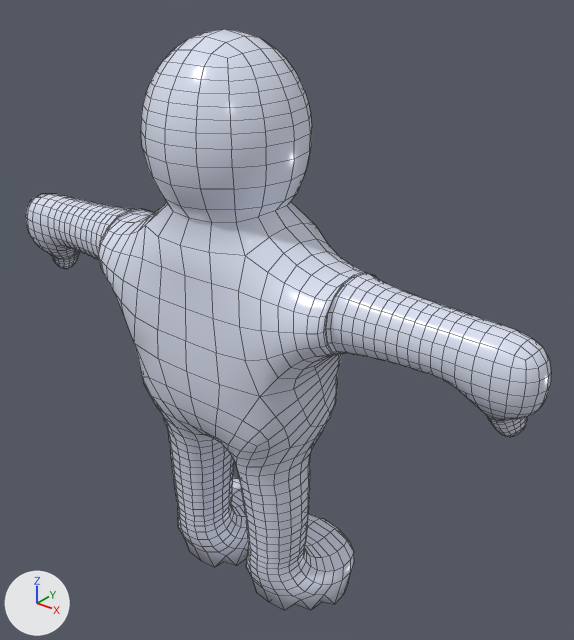
Two versions of the Blender file art/gel_character/gel_body.blend, one commit apart.
The view is the same before and after, from a 50 mm camera at (1.418, -1.524, 1.971) aimed at (0.093, 0.131, 0.944). Lighting does not change. The marker at lower left points along +X, +Y and +Z. The picture after the commit comes second. Shape keys are drawn at the values saved in each file. Mesh edges are drawn as thin lines.

Objects in the first picture: 'GelBodyLOD0'.
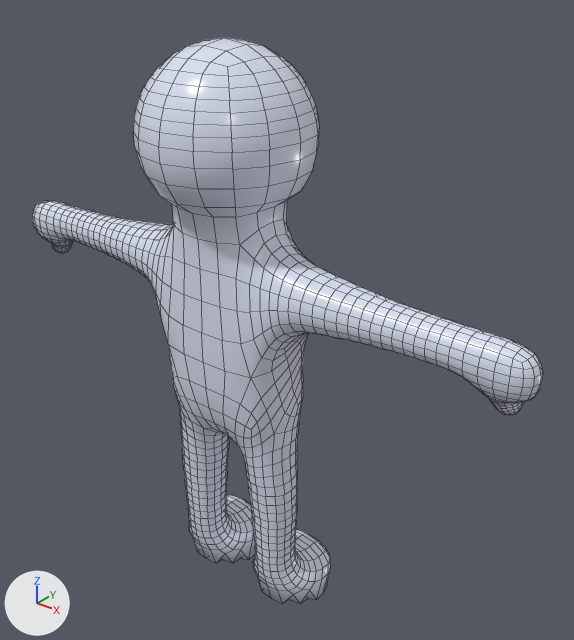
The change, as a list of edits to the scene's bpy script:
```text
Change key_0_general_thickness:
    where key_0_general_thickness = bpy.data.objects['GelBodyLOD0'].data.shape_keys.key_blocks['general_thickness']
    key_0_general_thickness.value: 1.0 -> 0.0
Change key_1_belly:
    where key_1_belly = bpy.data.objects['GelBodyLOD0'].data.shape_keys.key_blocks['belly']
    key_1_belly.value: 1.0 -> 0.0
Change key_2_chest:
    where key_2_chest = bpy.data.objects['GelBodyLOD0'].data.shape_keys.key_blocks['chest']
    key_2_chest.value: 1.0 -> 0.0
Change key_3_shoulders:
    where key_3_shoulders = bpy.data.objects['GelBodyLOD0'].data.shape_keys.key_blocks['shoulders']
    key_3_shoulders.value: 1.0 -> 0.0
Change key_4_hips:
    where key_4_hips = bpy.data.objects['GelBodyLOD0'].data.shape_keys.key_blocks['hips']
    key_4_hips.value: 1.0 -> 0.0
Change key_5_arm_thickness:
    where key_5_arm_thickness = bpy.data.objects['GelBodyLOD0'].data.shape_keys.key_blocks['arm_thickness']
    key_5_arm_thickness.value: 1.0 -> 0.0
Change key_6_leg_thickness:
    where key_6_leg_thickness = bpy.data.objects['GelBodyLOD0'].data.shape_keys.key_blocks['leg_thickness']
    key_6_leg_thickness.value: 1.0 -> 0.0
Change key_7_hand_size:
    where key_7_hand_size = bpy.data.objects['GelBodyLOD0'].data.shape_keys.key_blocks['hand_size']
    key_7_hand_size.value: 1.0 -> 0.0
Change key_8_foot_size:
    where key_8_foot_size = bpy.data.objects['GelBodyLOD0'].data.shape_keys.key_blocks['foot_size']
    key_8_foot_size.value: 1.0 -> 0.0
Change key_9_head_shape:
    where key_9_head_shape = bpy.data.objects['GelBodyLOD0'].data.shape_keys.key_blocks['head_shape']
    key_9_head_shape.value: 1.0 -> 0.0
Change key_10_neck_thickness:
    where key_10_neck_thickness = bpy.data.objects['GelBodyLOD0'].data.shape_keys.key_blocks['neck_thickness']
    key_10_neck_thickness.value: 1.0 -> 0.0
Change key_11_general_thickness:
    where key_11_general_thickness = bpy.data.objects['GelBodyLOD1'].data.shape_keys.key_blocks['general_thickness']
    key_11_general_thickness.value: 1.0 -> 0.0
Change key_12_belly:
    where key_12_belly = bpy.data.objects['GelBodyLOD1'].data.shape_keys.key_blocks['belly']
    key_12_belly.value: 1.0 -> 0.0
Change key_13_chest:
    where key_13_chest = bpy.data.objects['GelBodyLOD1'].data.shape_keys.key_blocks['chest']
    key_13_chest.value: 1.0 -> 0.0
Change key_14_shoulders:
    where key_14_shoulders = bpy.data.objects['GelBodyLOD1'].data.shape_keys.key_blocks['shoulders']
    key_14_shoulders.value: 1.0 -> 0.0
Change key_15_hips:
    where key_15_hips = bpy.data.objects['GelBodyLOD1'].data.shape_keys.key_blocks['hips']
    key_15_hips.value: 1.0 -> 0.0
Change key_16_arm_thickness:
    where key_16_arm_thickness = bpy.data.objects['GelBodyLOD1'].data.shape_keys.key_blocks['arm_thickness']
    key_16_arm_thickness.value: 1.0 -> 0.0
Change key_17_leg_thickness:
    where key_17_leg_thickness = bpy.data.objects['GelBodyLOD1'].data.shape_keys.key_blocks['leg_thickness']
    key_17_leg_thickness.value: 1.0 -> 0.0
Change key_18_hand_size:
    where key_18_hand_size = bpy.data.objects['GelBodyLOD1'].data.shape_keys.key_blocks['hand_size']
    key_18_hand_size.value: 1.0 -> 0.0
Change key_19_foot_size:
    where key_19_foot_size = bpy.data.objects['GelBodyLOD1'].data.shape_keys.key_blocks['foot_size']
    key_19_foot_size.value: 1.0 -> 0.0
Change key_20_head_shape:
    where key_20_head_shape = bpy.data.objects['GelBodyLOD1'].data.shape_keys.key_blocks['head_shape']
    key_20_head_shape.value: 1.0 -> 0.0
Change key_21_neck_thickness:
    where key_21_neck_thickness = bpy.data.objects['GelBodyLOD1'].data.shape_keys.key_blocks['neck_thickness']
    key_21_neck_thickness.value: 1.0 -> 0.0
Change key_22_general_thickness:
    where key_22_general_thickness = bpy.data.objects['GelBodyLOD2'].data.shape_keys.key_blocks['general_thickness']
    key_22_general_thickness.value: 1.0 -> 0.0
Change key_23_belly:
    where key_23_belly = bpy.data.objects['GelBodyLOD2'].data.shape_keys.key_blocks['belly']
    key_23_belly.value: 1.0 -> 0.0
Change key_24_chest:
    where key_24_chest = bpy.data.objects['GelBodyLOD2'].data.shape_keys.key_blocks['chest']
    key_24_chest.value: 1.0 -> 0.0
Change key_25_shoulders:
    where key_25_shoulders = bpy.data.objects['GelBodyLOD2'].data.shape_keys.key_blocks['shoulders']
    key_25_shoulders.value: 1.0 -> 0.0
Change key_26_hips:
    where key_26_hips = bpy.data.objects['GelBodyLOD2'].data.shape_keys.key_blocks['hips']
    key_26_hips.value: 1.0 -> 0.0
Change key_27_arm_thickness:
    where key_27_arm_thickness = bpy.data.objects['GelBodyLOD2'].data.shape_keys.key_blocks['arm_thickness']
    key_27_arm_thickness.value: 1.0 -> 0.0
Change key_28_leg_thickness:
    where key_28_leg_thickness = bpy.data.objects['GelBodyLOD2'].data.shape_keys.key_blocks['leg_thickness']
    key_28_leg_thickness.value: 1.0 -> 0.0
Change key_29_hand_size:
    where key_29_hand_size = bpy.data.objects['GelBodyLOD2'].data.shape_keys.key_blocks['hand_size']
    key_29_hand_size.value: 1.0 -> 0.0
Change key_30_foot_size:
    where key_30_foot_size = bpy.data.objects['GelBodyLOD2'].data.shape_keys.key_blocks['foot_size']
    key_30_foot_size.value: 1.0 -> 0.0
Change key_31_head_shape:
    where key_31_head_shape = bpy.data.objects['GelBodyLOD2'].data.shape_keys.key_blocks['head_shape']
    key_31_head_shape.value: 1.0 -> 0.0
Change key_32_neck_thickness:
    where key_32_neck_thickness = bpy.data.objects['GelBodyLOD2'].data.shape_keys.key_blocks['neck_thickness']
    key_32_neck_thickness.value: 1.0 -> 0.0
```

Boxes [x1, y1, x2, y2] around the edits, measured in the pictures (574 x 640 px):
'GelBodyLOD0', reshaped: before [26, 29, 551, 610]; after [32, 38, 543, 604]
